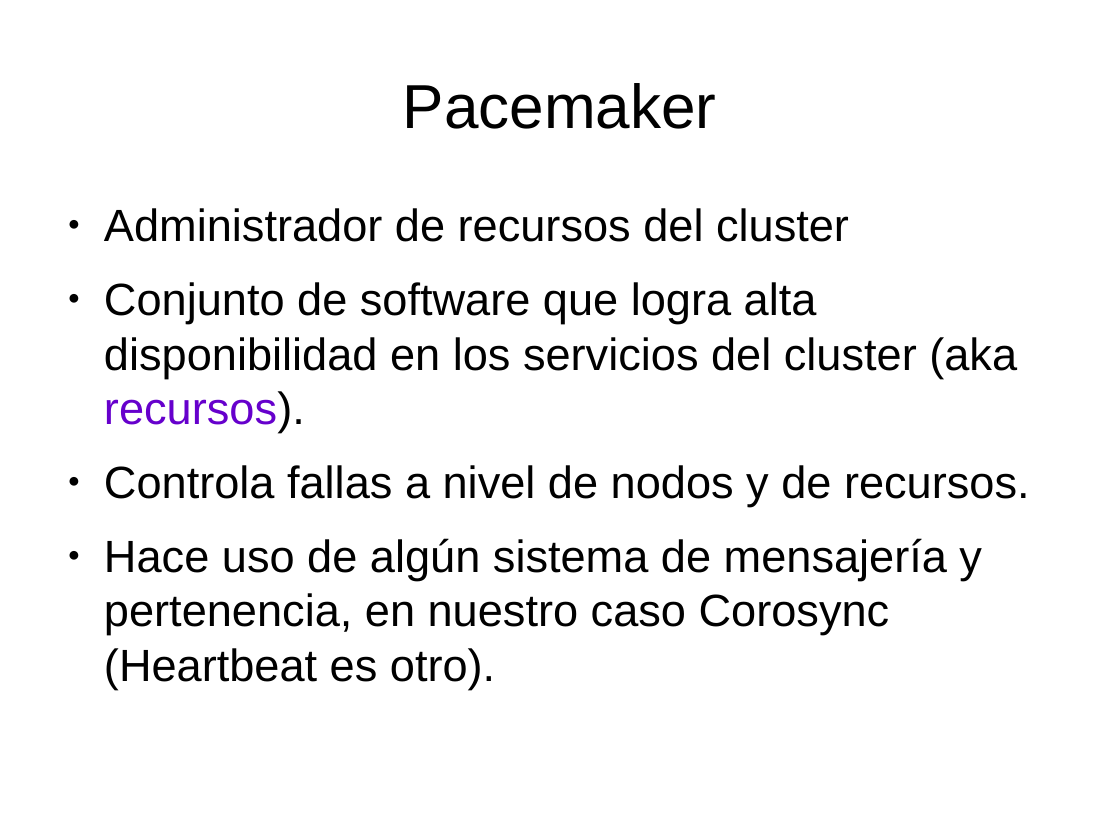
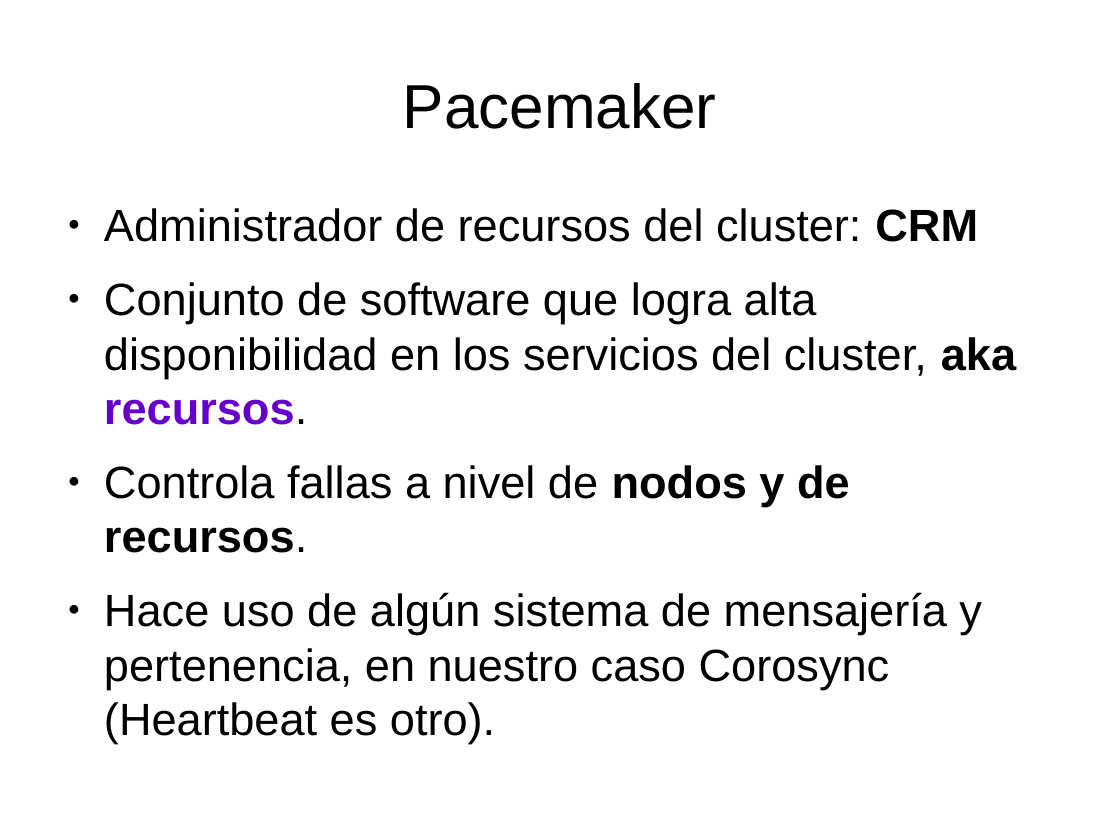
Before and after one commit to niniadcobre/asa, a slide deck: slide 7 of clases/cluster.odp. Drawn at 1120x840 pixels with LibreOffice and Linux fonts; fonts in the diff are those of the drawing. Boxes give left, top, right and bottom in pixels: in the first picture for what was removed or moved away, otherwise in the second. Text is boxed around its words. In the diff, an @@ line names an element or a change of style, - is before the commit and + after.

```diff
--- a/clases/cluster.odp
+++ b/clases/cluster.odp
@@ text at (x1=104, y1=208, x2=1016, y2=425): text changed @@
-● Administrador de recursos del cluster
-● Conjunto de software que logra alta disponibilidad en los servicios del cluster (aka recursos).
+● Administrador de recursos del cluster: CRM
+● Conjunto de software que logra alta disponibilidad en los servicios del cluster, aka recursos.
@@ text at (x1=104, y1=465, x2=850, y2=553): bold on in "nodos y de recursos." @@
```
Also in this commit, not shown: 9 other slides changed, 1 slide added, 2 slides removed, 4 other files.
